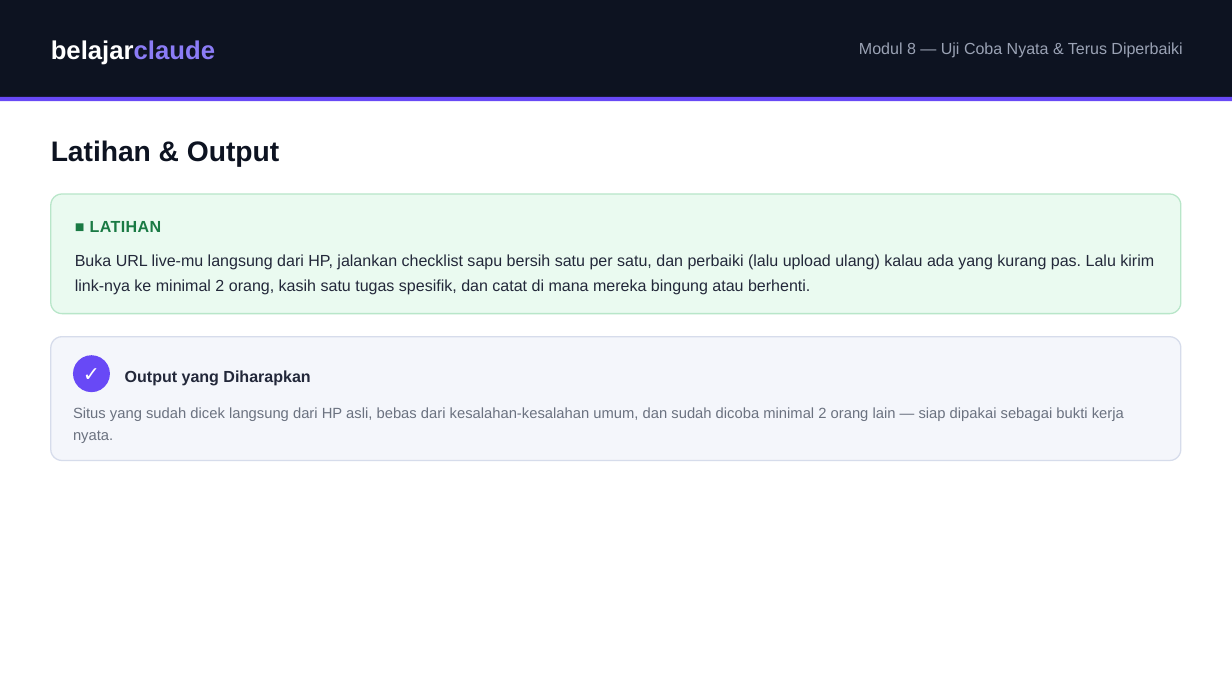
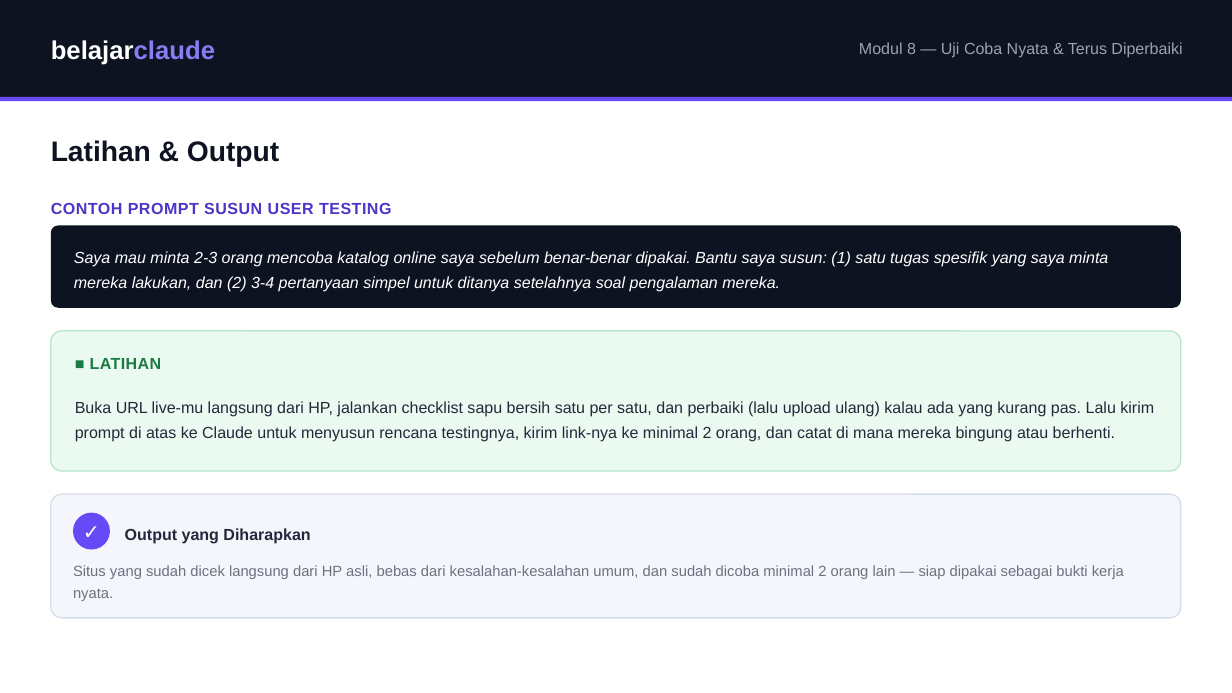
Before and after one commit to juliautomo/belajar-claude, a slide deck: slide 6 of Bikin-Website/M08-Uji-Coba-Nyata-Terus-Diperbaiki/BW-M08-Uji-Coba-Nyata-Terus-Diperbaiki.pptx. Drawn at 1232x693 pixels with LibreOffice and Linux fonts; fonts in the diff are those of the drawing. Boxes give left, top, right and bottom in pixels: in the first picture for what was removed or moved away, otherwise in the second. Text is boxed around its words. In the diff, an @@ line names an element or a change of style, - is before the commit and + after.

Commit message:
Align Bikin Website deck prompt-box styling with Analisis Data's
Analisis Data's decks visually distinguish an actual copy-paste prompt with
a dedicated dark-navy italic box (promptBox in ad_style.js), separate from
its light-purple instructional callouts. The Bikin Website decks were
showing example prompts inside the same generic light-purple callout as
regular tips, losing that distinction.

- M02, M04, M05: converted existing 'Contoh Prompt ...' callouts to a
  purple section label + dark prompt box, matching AD's exact pattern and
  colors.
- M01, M03, M08: added a prompt-box teaching moment where the module had
  none before, despite the site's own content page (bikin-website-content.html)
  already showing a real prompt at that point (.prompt-box class) -- pulled
  the exact wording from there so deck and site content agree.
- M06, M07 unchanged in content (GitHub/Vercel setup has no prompt-writing
  step, matching AD's own pattern of skipping promptBox where it doesn't apply).

Visually verified against rendered AD-M05 slides -- same navy/purple/green
palette, same box treatment, no overflow.

```diff
--- a/Bikin-Website/M08-Uji-Coba-Nyata-Terus-Diperbaiki/BW-M08-Uji-Coba-Nyata-Terus-Diperbaiki.pptx
+++ b/Bikin-Website/M08-Uji-Coba-Nyata-Terus-Diperbaiki/BW-M08-Uji-Coba-Nyata-Terus-Diperbaiki.pptx
@@ text added at [51,203,391,214], 12.5 pt, text #4B36C7, bold @@
+CONTOH PROMPT SUSUN USER TESTING
@@ rounded rectangle: place and size @@
-rounded rectangle at [51,194,1181,313]
+rounded rectangle at [51,226,1181,308]
@@ rounded rectangle at [51,226,1181,308]: fill #EAFAF0 to #0D1321; outline #B8E6C9 1 pt to none; proportions changed @@
@@ text at [74,251,1108,292]: text changed; text colour #23283A to #FFFFFF; italic on @@
-Buka URL live-mu langsung dari HP, jalankan checklist sapu bersih satu per satu, dan perbaiki (lalu upload ulang) kalau ada yang kurang pas. Lalu kirim link-nya ke minimal 2 orang, kasih satu tugas spesifik, dan catat di mana mereka bingung atau berhenti.
+Saya mau minta 2-3 orang mencoba katalog online saya sebelum benar-benar dipakai. Bantu saya susun: (1) satu tugas spesifik yang saya minta mereka lakukan, dan (2) 3-4 pertanyaan simpel untuk ditanya setelahnya soal pengalaman mereka.
@@ rounded rectangle: place and size @@
-rounded rectangle at [51,336,1181,460]
+rounded rectangle at [51,331,1181,471]
@@ rounded rectangle at [51,331,1181,471]: fill #F4F6FB to #EAFAF0; outline #D6DCEB 1 pt to #B8E6C9 1 pt; proportions changed @@
@@ text "■ LATIHAN": place and size @@
-text "■ LATIHAN" at [90,221,161,232]
+text "■ LATIHAN" at [90,358,161,369]
@@ text added at [75,401,1154,442], 12.5 pt, text #23283A @@
+Buka URL live-mu langsung dari HP, jalankan checklist sapu bersih satu per satu, dan perbaiki (lalu upload ulang) kalau ada yang kurang pas. Lalu kirim prompt di atas ke Claude untuk menyusun rencana testingnya, kirim link-nya ke minimal 2 orang, dan catat di mana mereka bingung atau berhenti.
@@ rounded rectangle added at [51,494,1181,618], fill #F4F6FB, outline #D6DCEB 1 pt @@
@@ 3 texts, 1 ellipse: place and size @@
-3 texts, 1 ellipse at [73,355,1124,443]
+3 texts, 1 ellipse at [73,513,1124,601]
```
Also in this commit, not shown: 5 other files.
